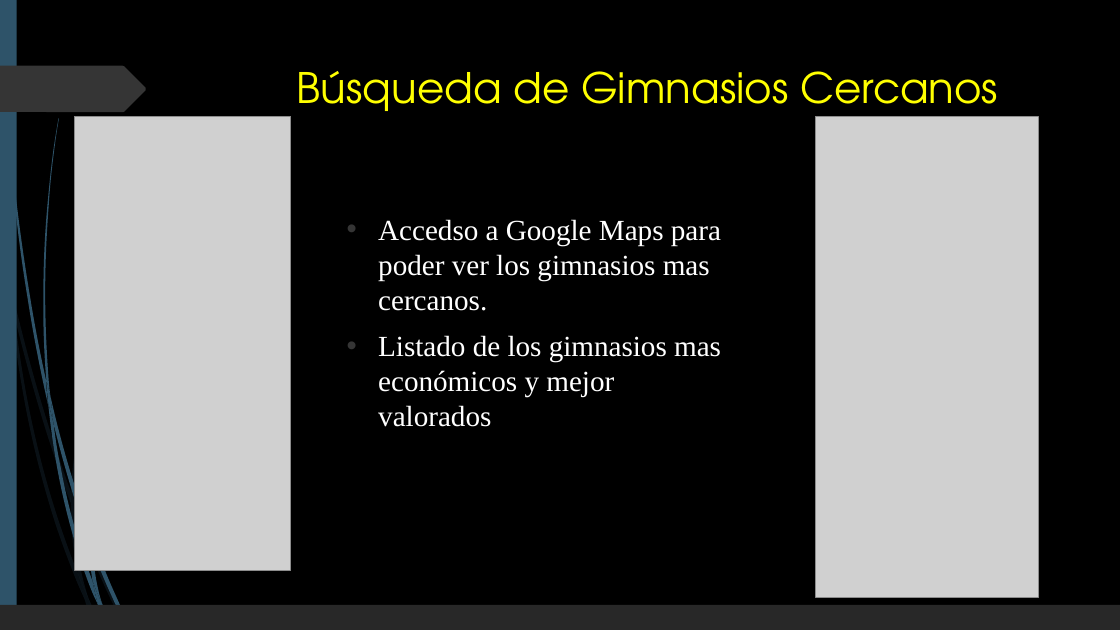
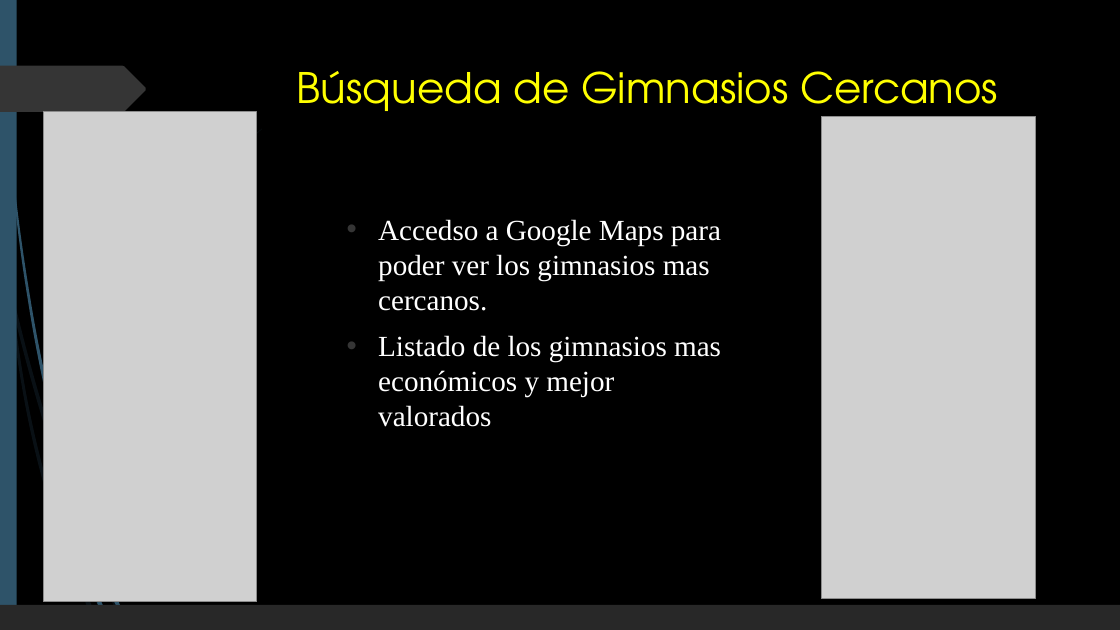
Before and after one commit to JavierRamiro8/Temple-Body, a slide deck: slide 10 of Documentacion/TEMPLE BODY.pptx (slide 8 before the commit). Drawn at 1120x630 pixels with LibreOffice and Linux fonts; fonts in the diff are those of the drawing; grey boxes stand for pictures. Boxes give left, top, right and bottom in pixels: in the first picture for what was removed or moved away, otherwise in the second. Text is boxed around its words. In the diff, an @@ line names an element or a change of style, - is before the commit and + after.

```diff
--- a/Documentacion/TEMPLE BODY.pptx
+++ b/Documentacion/TEMPLE BODY.pptx
@@ picture: place and size @@
-picture at (75, 116, 291, 571)
+picture at (44, 112, 257, 602)
@@ picture: place and size @@
-picture at (816, 116, 1038, 597)
+picture at (822, 116, 1035, 598)
@@ freeform shape removed at (46, 377, 54, 424) @@
@@ freeform shape removed at (50, 397, 89, 542) @@
@@ freeform shape removed at (71, 503, 88, 597) @@
@@ freeform shape removed at (71, 492, 74, 513) @@
```
Also in this commit, not shown: 8 other slides changed, 2 slides added, 1 other file.
